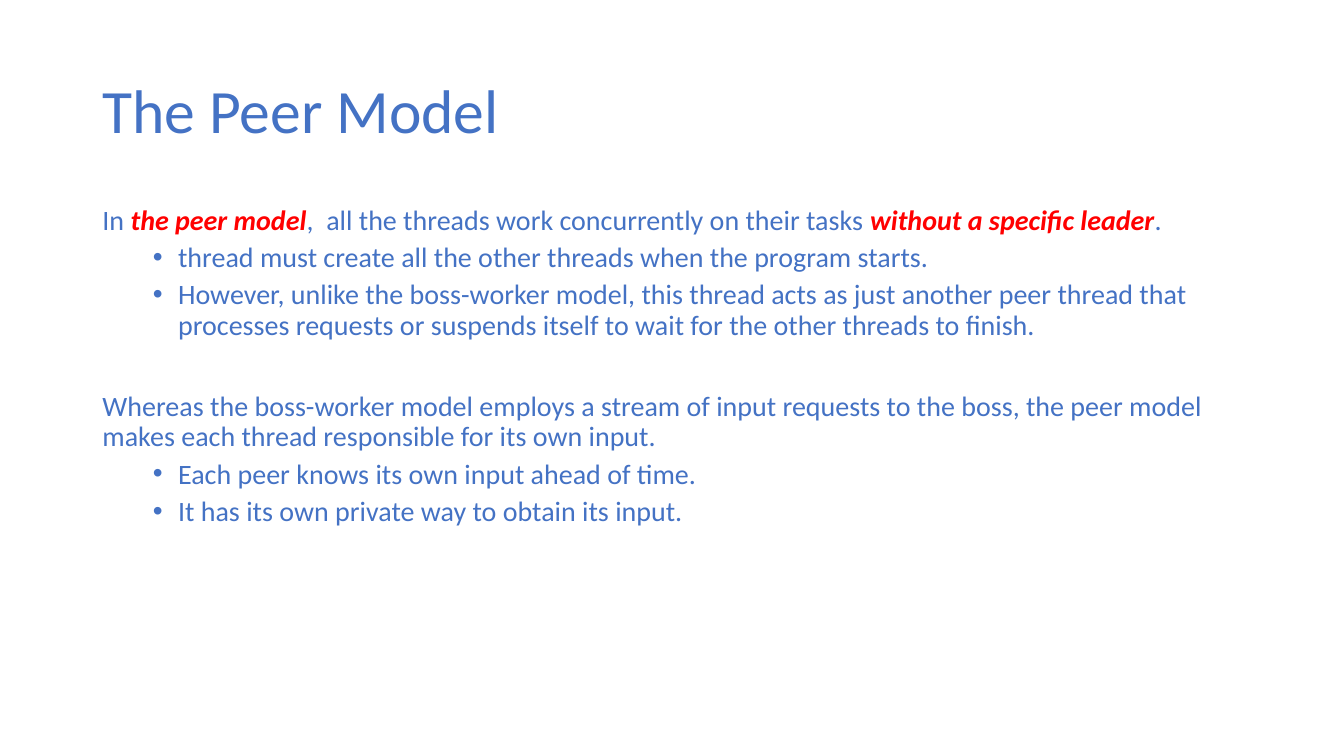
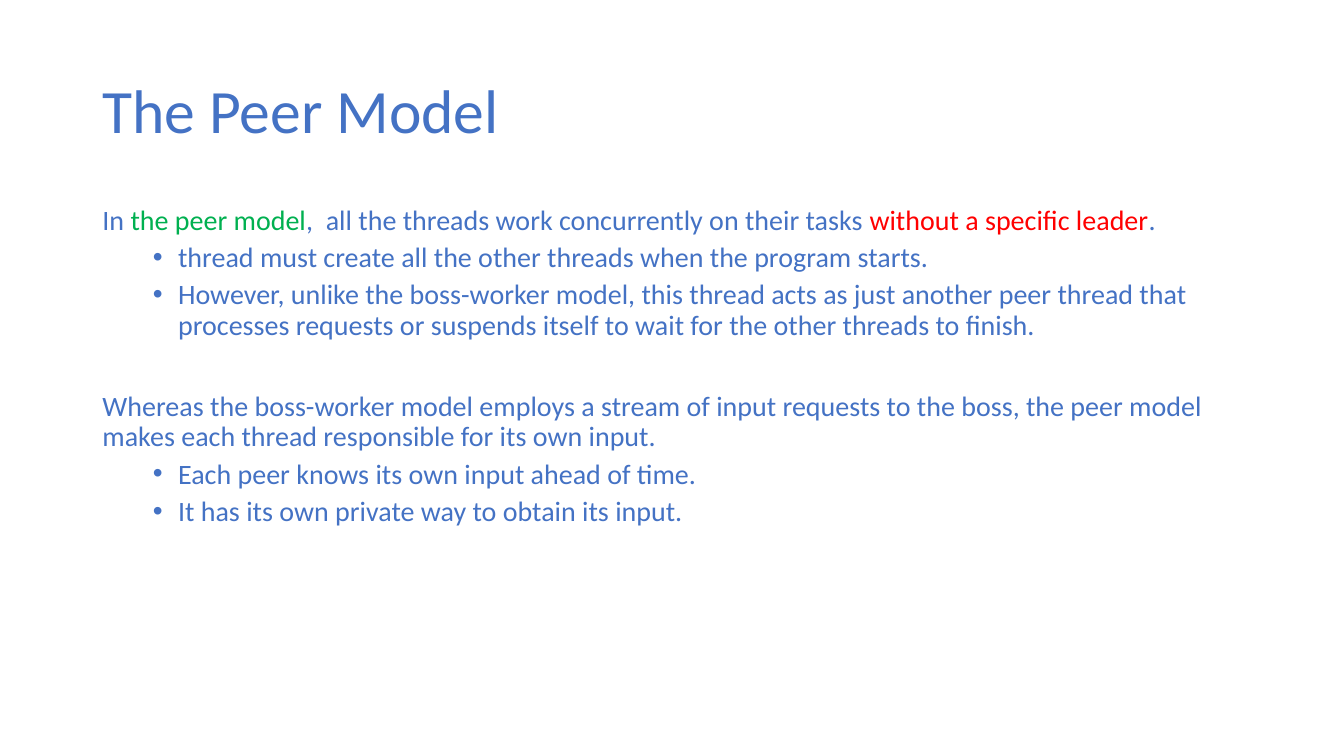
Before and after one commit to ekkapotc/PC, a slide deck: slide 10 of Slides/Lecture 5.pptx. Drawn at 1344x756 pixels with LibreOffice and Linux fonts; fonts in the diff are those of the drawing. Boxes give left, top, right and bottom in pixels: in the first picture for what was removed or moved away, otherwise in the second. Text is boxed around its words. In the diff, an @@ line names an element or a change of style, - is before the commit and + after.

```diff
--- a/Slides/Lecture 5.pptx
+++ b/Slides/Lecture 5.pptx
@@ text at [102,210,1156,235]: text colour #FF0000 to #00B050 in "the peer model,"; bold off, italic off in "the peer model, without a specific leader." @@
```
Also in this commit, not shown: 17 other slides changed, 3 other files.
